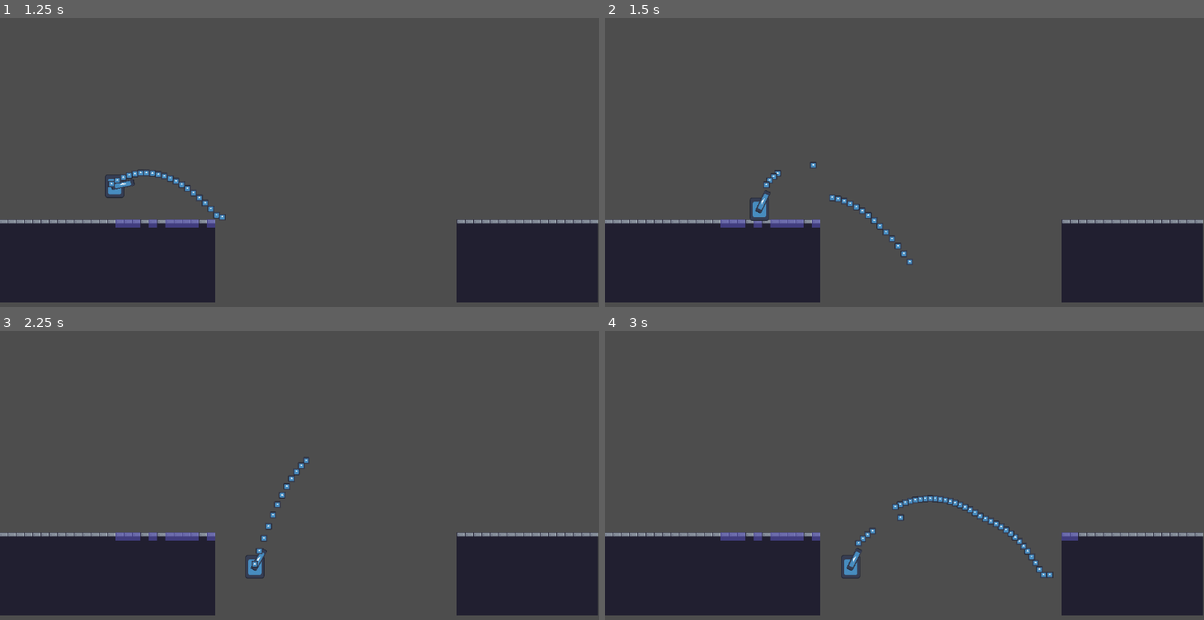
Above: before the commit, frames 1-4 (two rows, left to right).
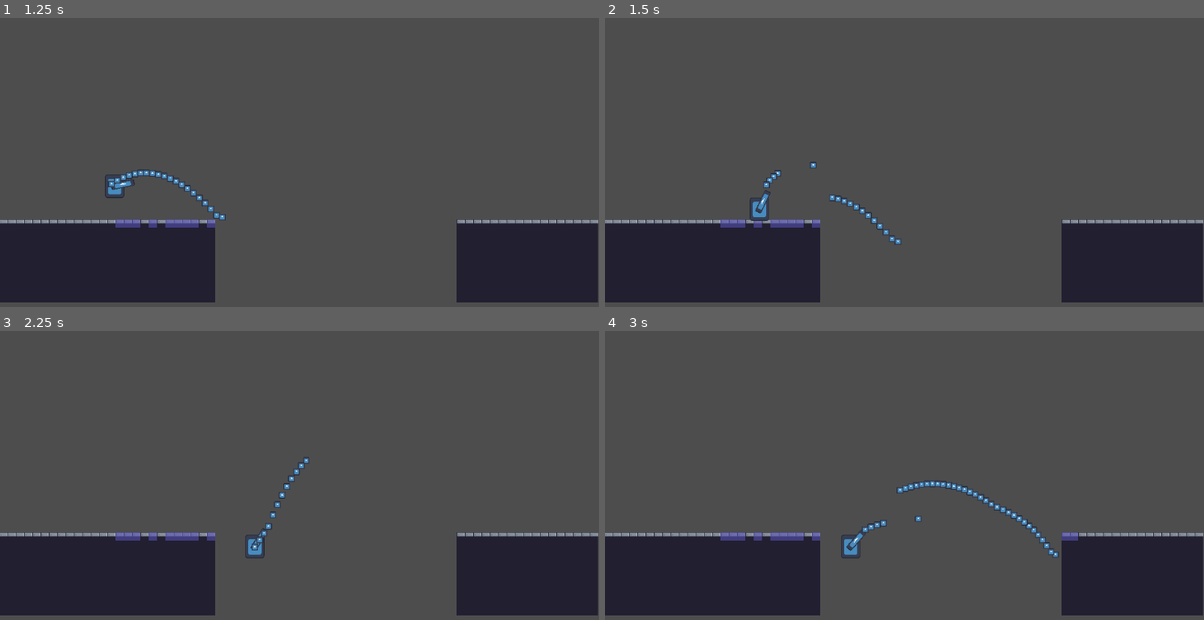
Above: after the commit, the same moments.

Repository: timshnayder/goo-gun-game
Game: Godot game, scene res://scenes/test.tscn
The game is run twice, just before and just after one commit, with the same random seed, the same clock (stepped at 60 frames per second) and the same inputs. The engine's default icon, where the game draws it, is replaced by a stand-in: a white triangle on a blue panel in a dark square.
Inputs (mouse positions are in pixels of both pictures, inside the frame that each line leads up to):
- Up to frame 1 (1.25 s): tap Enter at 0.5 s; move the mouse to (431, 122) at 0.52 s; press the mouse at (431, 122) at 0.53 s; hold D (move_right) from 0.53 s (still down); tap Space (jump) at 0.77 s
- Up to frame 2 (1.5 s): keep holding D (move_right); move the mouse to (784, 156) at 1.27 s; release the mouse at (784, 156) at 1.28 s; right-click (784, 156) at 1.35 s
- Up to frame 3 (2.25 s): tap Space (jump) at 1.52 s; move the mouse to (359, 377) at 2.02 s; release D (move_right) at 2.03 s; press the mouse at (359, 377) at 2.03 s; hold A (move_left) from 2.03 s (still down)
- Up to frame 4 (3 s): move the mouse to (874, 518) at 2.77 s; release A (move_left) at 2.78 s; release the mouse at (874, 518) at 2.78 s; hold D (move_right) from 2.78 s (still down); right-click (874, 518) at 2.85 s

Frame 1 is identical in both runs. In frame 2, less than 0.1% of the frame differs, in the area x 48-52%, y 76-86%; in frame 3, 0.3%; in frame 4, 1.5%, in the area x 39-76%, y 51-86%.

Commit message:
fixed some weird sliding glitch

Diff:
--- a/scenes/test.tscn
+++ b/scenes/test.tscn
@@ -497,5 +497,5 @@
 shape = SubResource("RectangleShape2D_htq6u")
 
 [node name="floor" type="CollisionShape2D" parent="StaticBody2D"]
-position = Vector2(648, 577)
+position = Vector2(651, 538)
 shape = SubResource("RectangleShape2D_qe5yk")
--- a/scripts/player.gd
+++ b/scripts/player.gd
@@ -54,7 +54,17 @@
 	var horizontal_direction = Input.get_axis("move_left","move_right")
 	if horizontal_direction == 0 || velocity.x > maxSpeed || velocity.x<-maxSpeed:
 		if is_on_floor():
-			velocity.x -= accel*sign(velocity.x)
+			if velocity.x > 0:
+				if velocity.x-accel*sign(velocity.x) <= 0:
+					velocity.x = 0
+				else:
+					velocity.x -= accel*sign(velocity.x)
+			if velocity.x < 0:
+				if velocity.x-accel*sign(velocity.x) >= 0:
+					velocity.x = 0
+				else:
+					velocity.x -= accel*sign(velocity.x)
+
 		else:
 			velocity.x -= airresist*sign(velocity.x)
 	else:
